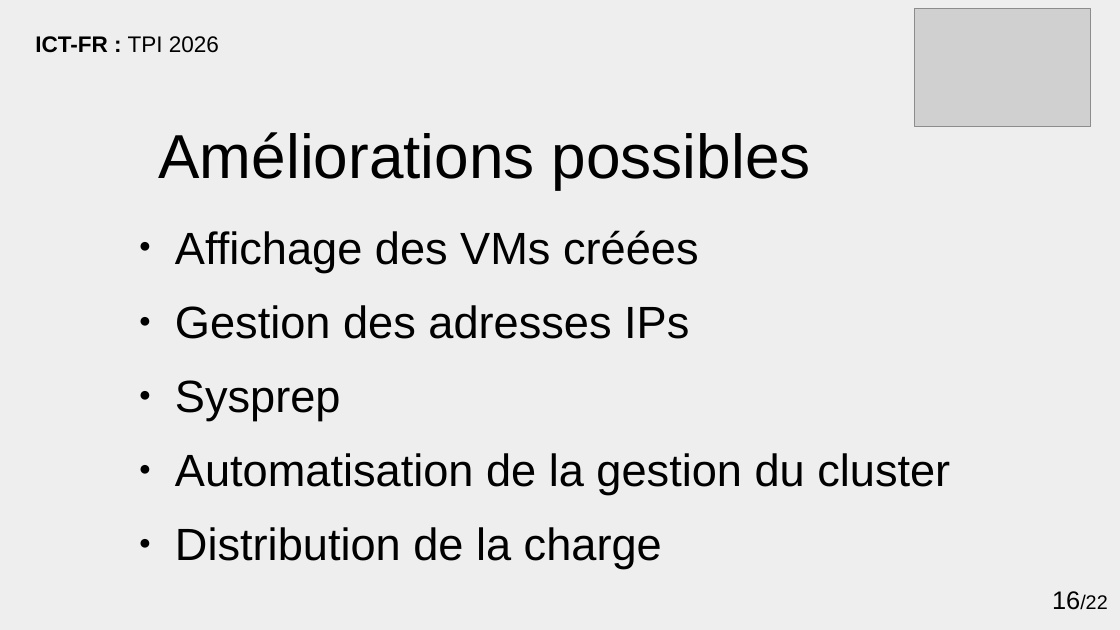
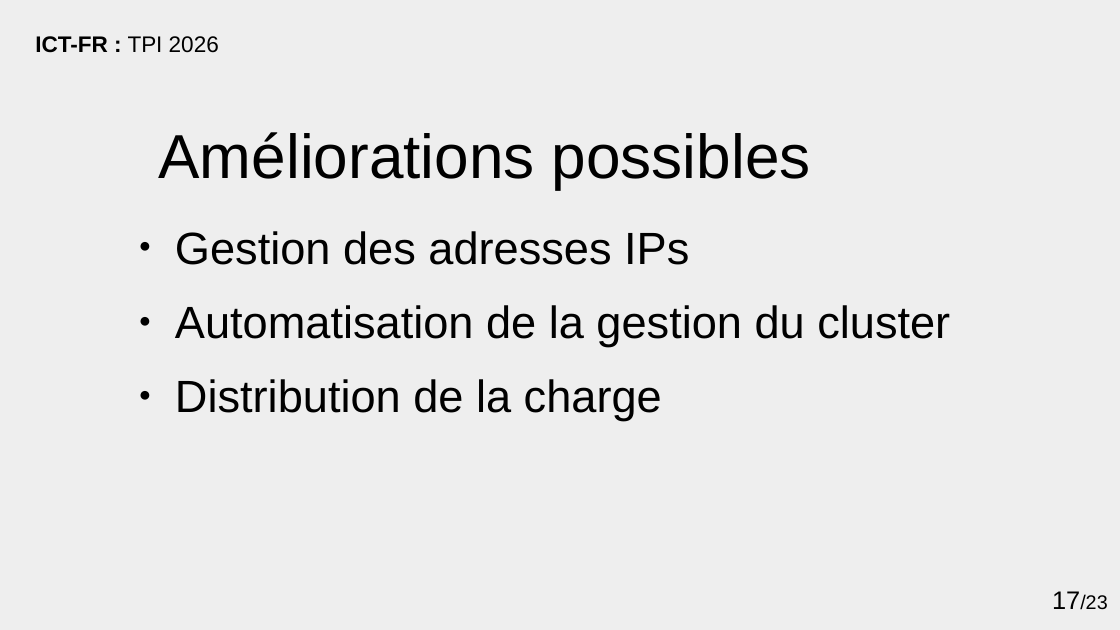
Before and after one commit to Lucielle-Voeffray/TPI-2026, a slide deck: slide 17 of defense/presentation.odp (slide 16 before the commit). Drawn at 1120x630 pixels with LibreOffice and Linux fonts; fonts in the diff are those of the drawing; grey boxes stand for pictures; background and template pictures are left out. Boxes give left, top, right and bottom in pixels: in the first picture for what was removed or moved away, otherwise in the second. Text is boxed around its words. In the diff, an @@ line names an element or a change of style, - is before the commit and + after.

```diff
--- a/defense/presentation.odp
+++ b/defense/presentation.odp
@@ picture removed at [915, 9, 1091, 127] @@
@@ text at [175, 230, 699, 272]: paragraph removed @@
-● Affichage des VMs créées
@@ text at [175, 380, 341, 420]: paragraph removed @@
-● Sysprep
@@ page number at [1052, 591, 1107, 610]: text changed @@
-16/22
+17/23
```
Also in this commit, not shown: 12 other slides changed, 10 slides added, 9 slides removed, 1 other file.
